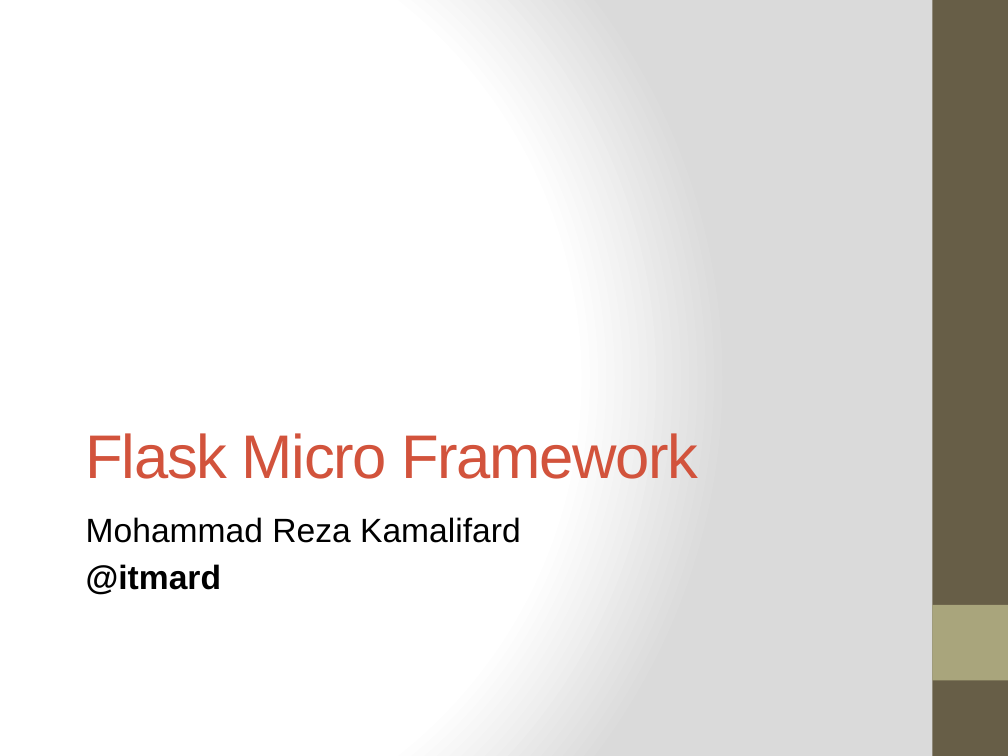
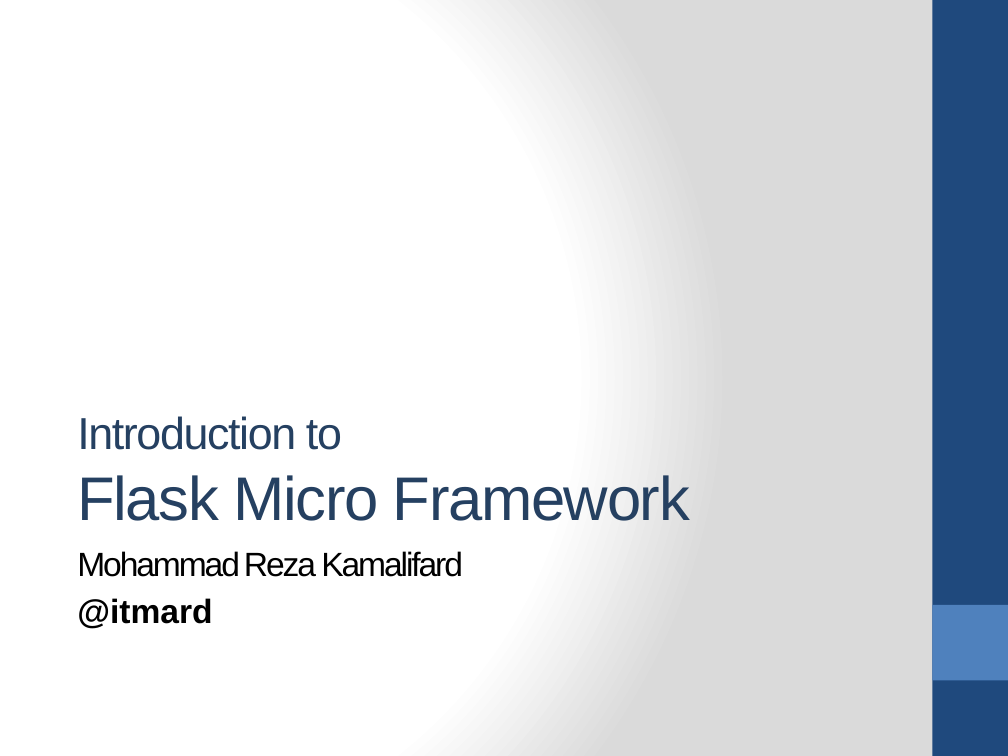
Before and after one commit to itmard/zconf_flask_intro, a slide deck: slide 1 of slide/zconf.pptx. Drawn at 1008x756 pixels with LibreOffice and Linux fonts; fonts in the diff are those of the drawing. Boxes give left, top, right and bottom in pixels: in the first picture for what was removed or moved away, otherwise in the second. Text is boxed around its words. In the diff, an @@ line names an element or a change of style, - is before the commit and + after.

```diff
--- a/slide/zconf.pptx
+++ b/slide/zconf.pptx
@@ rectangle at [932, 0, 1008, 756]: fill #675E47 to #1F497D @@
@@ title at [77, 416, 690, 521]: text changed; text colour #D2533C to #254061 @@
-Flask Micro Framework
+Introduction to
+Flask Micro Framework
@@ subtitle "Mohammad Reza Kamalifard": place and size @@
-subtitle "Mohammad Reza Kamalifard" at [86, 517, 521, 595]
+subtitle "Mohammad Reza Kamalifard" at [77, 551, 463, 629]
@@ subtitle at [77, 551, 463, 577]: letter spacing 0 to -1.5 pt in "Mohammad Reza Kamalifard" @@
@@ rectangle at [932, 605, 1008, 680]: fill #A9A57C to #4F81BD @@
```
Also in this commit, not shown: 34 other slides changed, 3 slides added, 2 slides removed, 1 other file.
